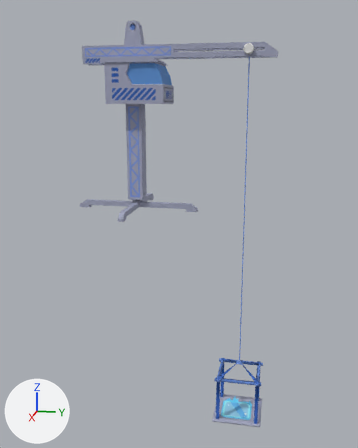
Renders of the FBX model resources/models/uncompiled/CraneElevatorFreeze_Hovered.fbx from each side of a commit.
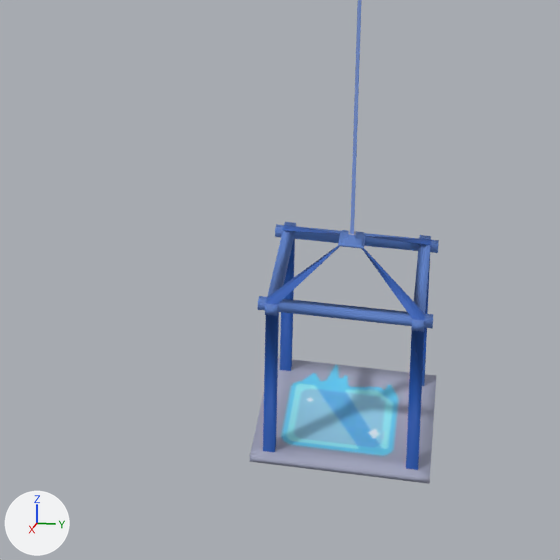
The first picture shows the older version from a 50 mm camera at (29.0, 8.4, 6.4) aimed at (-0.2, 2.6, -0.9). The close-ups show both versions on the part from 41% to 82% of the width and 67% to 100% of the height of that picture; other places that the commit changed are outside them. Every picture has the same lights, and +X, +Y and +Z are marked at lower left. Where no turn or scale is listed for an object, it has been applied to the vertices.

In view in the first close-up: 'CraneElevatorLift_Mesh', 'CraneElevatorWire_Mesh'.
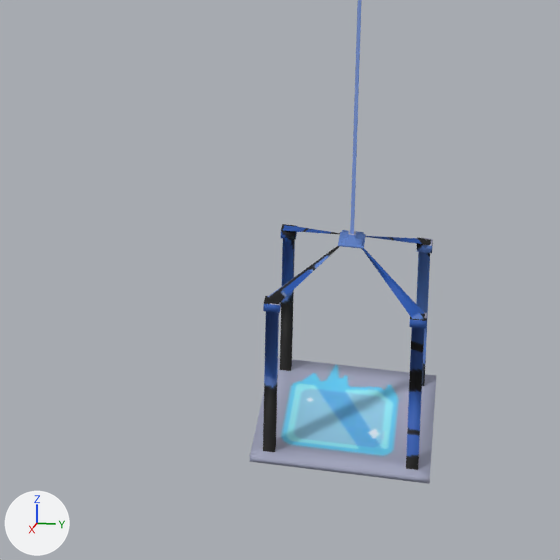
The newer file is also turned or shifted as a whole; pictures and numbers use the older file's frame.

What the commit changed:
me_cube_138 is used by ob_craneelevatorlift_mesh; location (0.0, 0.0, 0.0).
me_cube_138 had 296 vertices, 307 faces and spanned x -1.51..1.49, y 5.05..8.05, z -13.22..-9.61.
me_cube_138 now has 296 vertices, 298 faces and spans x -1.51..1.49, y 5.05..8.05, z -13.22..-9.61.
Part 1, on me_cube_138:
32 vertices are removed from x -1.44..1.43, y 5.11..7.99, z -10.46..-10.32.
56 faces are deleted.
8 vertices are added at x -1.35..1.09, y 5.22..7.62, z -10.46..-10.32.
8 new vertices lie (-0.03, 0.04, 0.0) away from vertices in x -1.32..1.12, y 5.45..7.85, z -10.46..-10.32.
8 new vertices lie (0.24, 0.0, 0.0) away from vertices in x 1.09, y 5.22..7.89, z -10.46..-10.32.
8 new vertices lie (0.25, 0.0, 0.0) away from vertices in x -1.35, y 5.22..7.89, z -10.46..-10.32.
48 new faces join them.
me_cube_138 part 2: 32 kept faces spanning x -1.32..1.31, y 5.25..7.85, z -13.12..-9.77 get new texture (UV) coordinates.

Location of each change, [x1, y1, x2, y2] in pixels of the close-ups (560 x 560 px; the box of a moved part takes in the faces that stretch with it):
'CraneElevatorLift_Mesh', reshaped
    before: [250, 222, 439, 484]
    after: [250, 224, 436, 484]
part 1 of me_cube_138, moved or reshaped
    before: [258, 222, 439, 332]
    after: [263, 224, 433, 329]
part 2 of me_cube_138, surface changed
    both: [263, 225, 431, 470]
